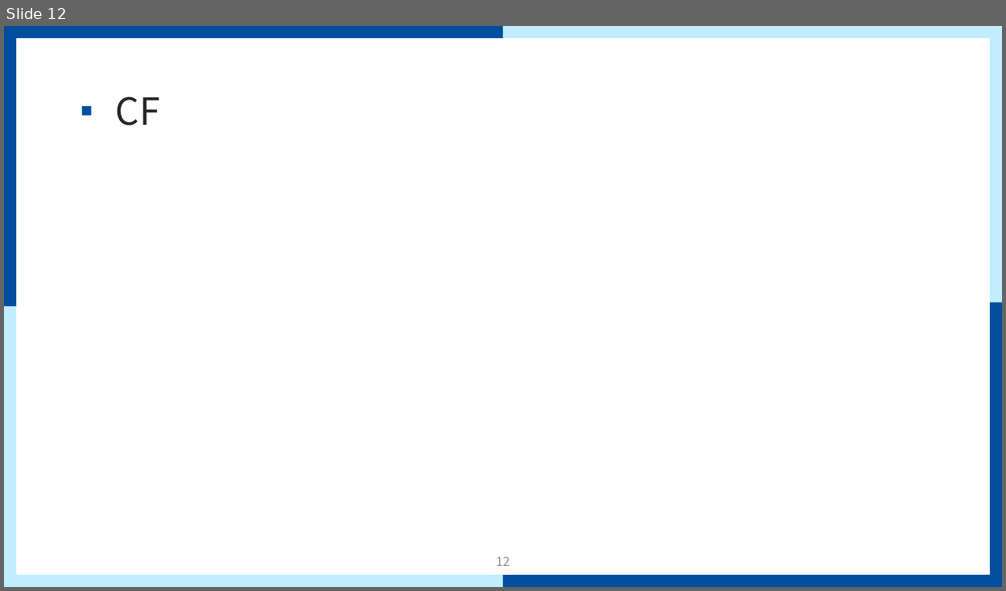
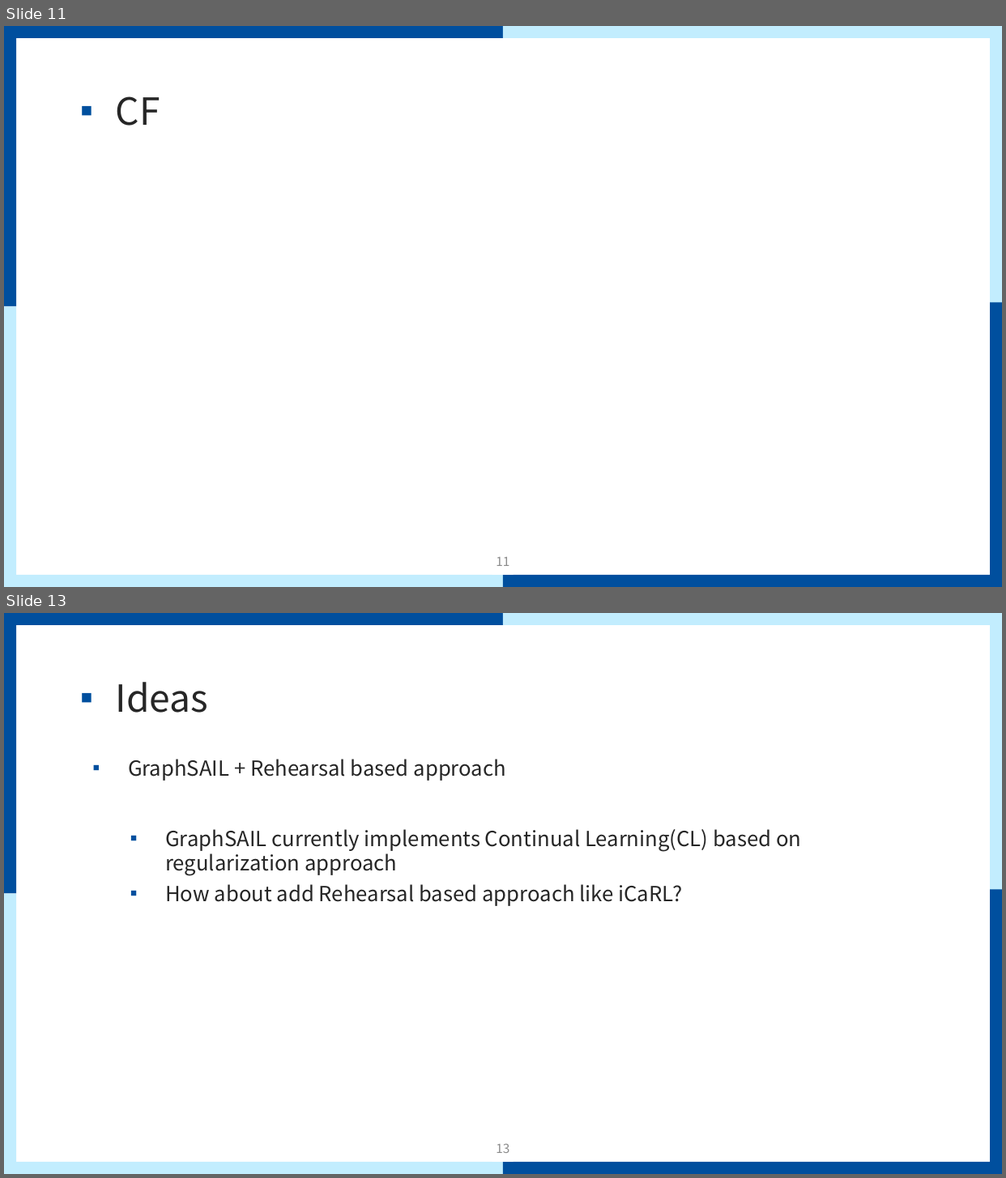
Before and after one commit to mmvv11/GraduateStudies, a slide deck: papers/papersForKCC/논문 관련 조사 및 아이디어.pptx. Shown one above the other, each under a label of ours: slide 12 before the commit, slides 11 and 13 after it; the slides between them are not shown. The pictures are 1006x591 and 1006x1178 pixels, drawn with LibreOffice and Linux fonts; fonts in the diff are those of the drawing; background and template pictures are left out. Boxes give left, top, right and bottom in pixels: in the first picture for what was removed or moved away, otherwise in the second. Text is boxed around its words. In the diff, an @@ line names an element or a change of style, - is before the commit and + after.

```diff
--- a/papers/papersForKCC/논문 관련 조사 및 아이디어.pptx
+++ b/papers/papersForKCC/논문 관련 조사 및 아이디어.pptx
@@ slide 13 added at bbox=[4, 613, 1002, 1174], background #FFFFFF; not listed: 9 template elements that a slide beside it also shows @@
@@ title added at bbox=[116, 682, 209, 713], 36 pt, text #262626 @@
+▪ Ideas
@@ text added at bbox=[128, 759, 801, 906], 20 pt, text #262626 @@
+▪ GraphSAIL + Rehearsal based approach
+  ▪ GraphSAIL currently implements Continual Learning(CL) based on regularization approach
+  ▪ How about add Rehearsal based approach like iCaRL?
@@ page number added at bbox=[496, 1144, 509, 1153], 12 pt, text #8C8C8C @@
+13
@@ what was slide 12 is now slide 11 @@
@@ page number at bbox=[496, 557, 509, 566]: text changed @@
-12
+11
```
Also in this commit, not shown: 4 slides changed, 1 other slide added, 2 slides removed, 2 other files.
